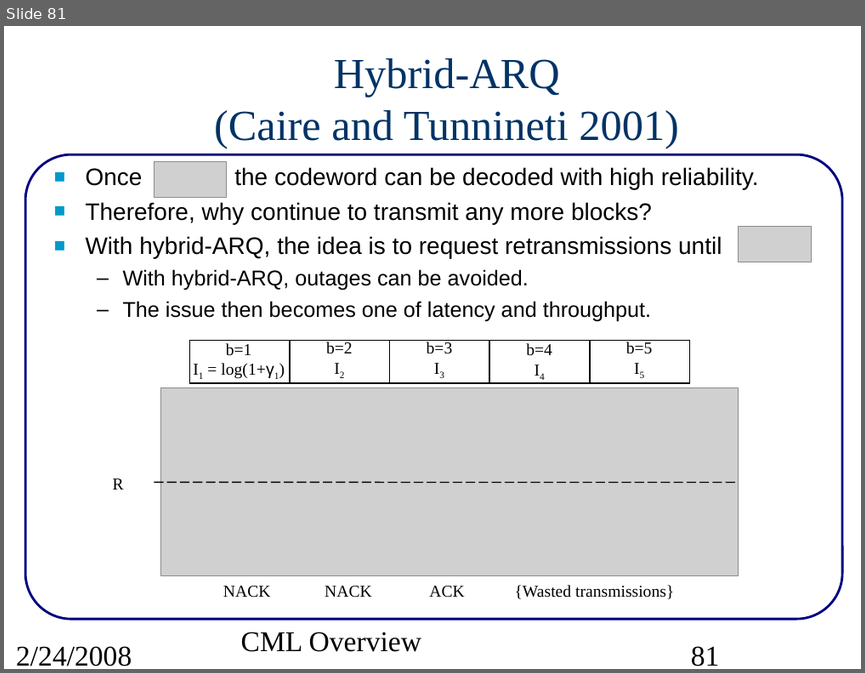
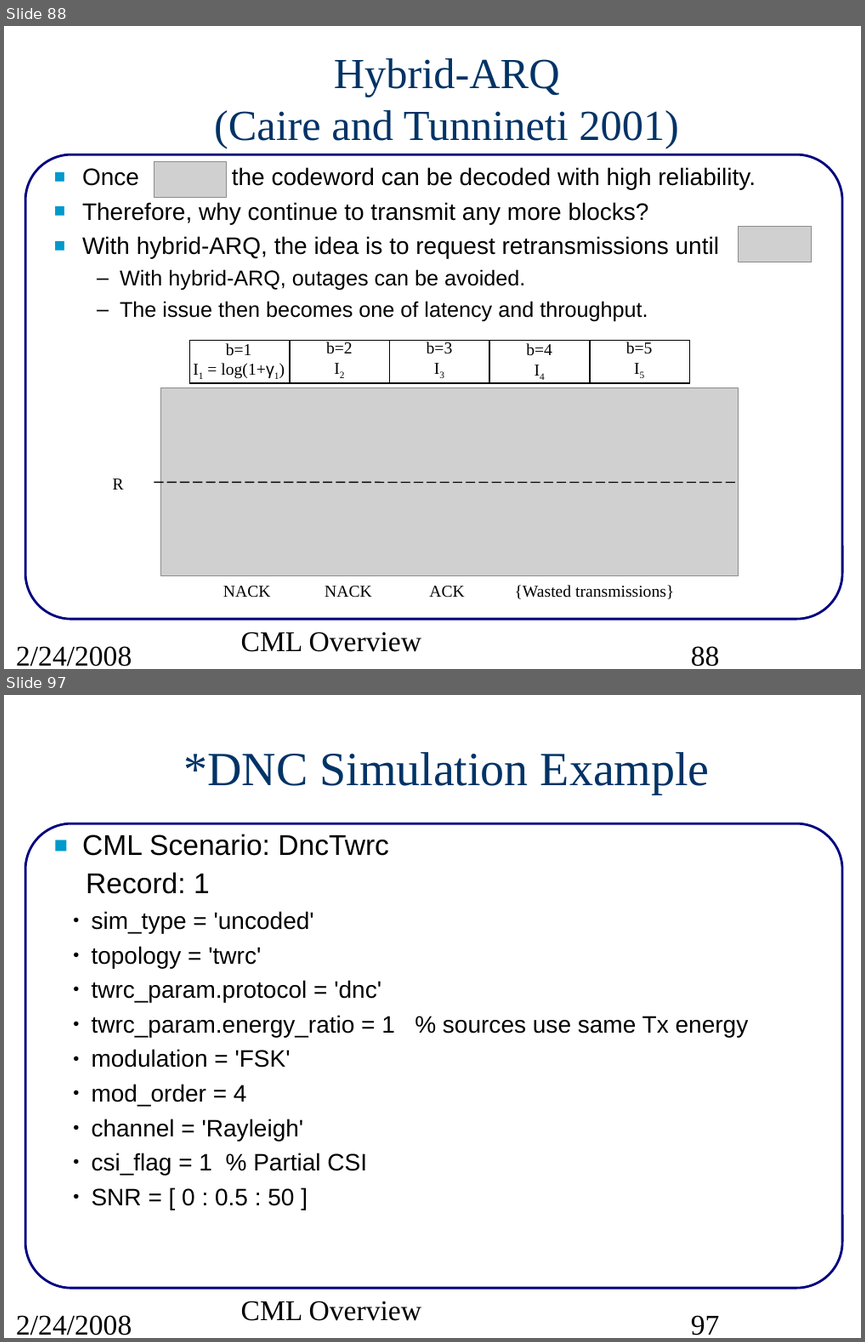
Before and after one commit to marcusmueller/iscml, a slide deck: pcs/projects/cml/doc/src/CMLoverview.ppt. Shown one above the other, each under a label of ours: slide 81 before the commit, slides 88 and 97 after it; the slides between them are not shown. The pictures are 865x673 and 865x1342 pixels, drawn with LibreOffice and Linux fonts; fonts in the diff are those of the drawing; grey boxes stand for pictures. Boxes give left, top, right and bottom in pixels: in the first picture for what was removed or moved away, otherwise in the second. Text is boxed around its words. In the diff, an @@ line names an element or a change of style, - is before the commit and + after.

Commit message:
Bug fix in J() mutual information function. Modification to DncTwrc, LdpcHmat, ExitP2P scenario files.

```diff
--- a/pcs/projects/cml/doc/src/CMLoverview.ppt
+++ b/pcs/projects/cml/doc/src/CMLoverview.ppt
@@ slide 97 added at bbox=[4, 695, 861, 1338], background #FFFFFF; not listed: 1 template element that a slide beside it also shows @@
@@ title added at bbox=[184, 752, 710, 794], 40 pt, text #003366 @@
+*DNC Simulation Example
@@ text added at bbox=[82, 834, 749, 1206], 20 pt, text #000000 @@
+■ CML Scenario: DncTwrc
+Record: 1
+  ● sim_type = 'uncoded'
+  ● topology = 'twrc'
+  ● twrc_param.protocol = 'dnc'
+  ● twrc_param.energy_ratio = 1 % sources use same Tx energy
+  ● modulation = 'FSK'
+  ● mod_order = 4
+  ● channel = 'Rayleigh'
+  ● csi_flag = 1 % Partial CSI
+  ● SNR = [ 0 : 0.5 : 50 ]
@@ text added at bbox=[241, 1300, 421, 1321], 24 pt, text #000000 @@
+CML Overview
@@ text added at bbox=[16, 1315, 132, 1335], 24 pt, text #000000 @@
+2/24/2008
@@ page number added at bbox=[691, 1315, 720, 1335], 24 pt, text #000000 @@
+97
@@ what was slide 81 is now slide 88 @@
@@ slide 88 changed as well @@
@@ text "Once the codeword can be ..." at bbox=[82, 167, 755, 322]: indent changed @@
@@ page number at bbox=[691, 646, 720, 666]: text changed @@
-81
+88
```
Also in this commit, not shown: 91 other slides changed, 16 other slides added, 4 other files.
